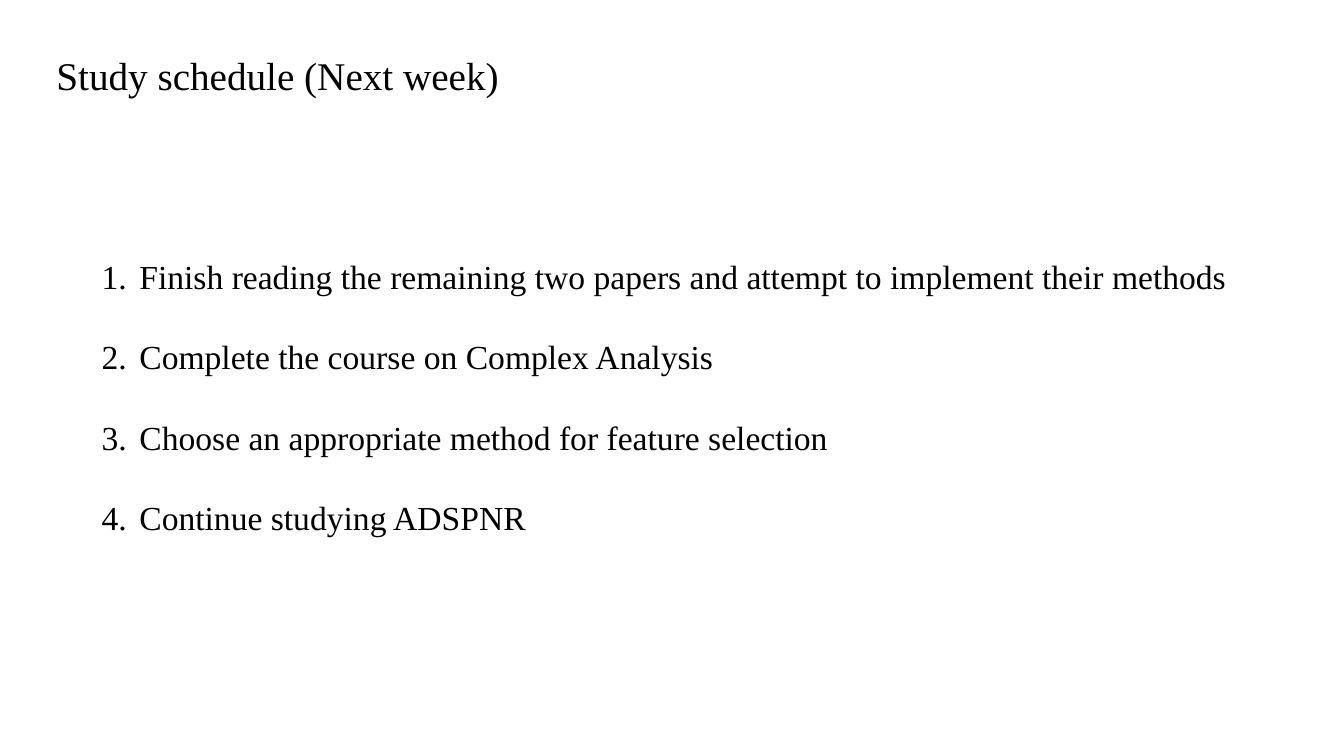
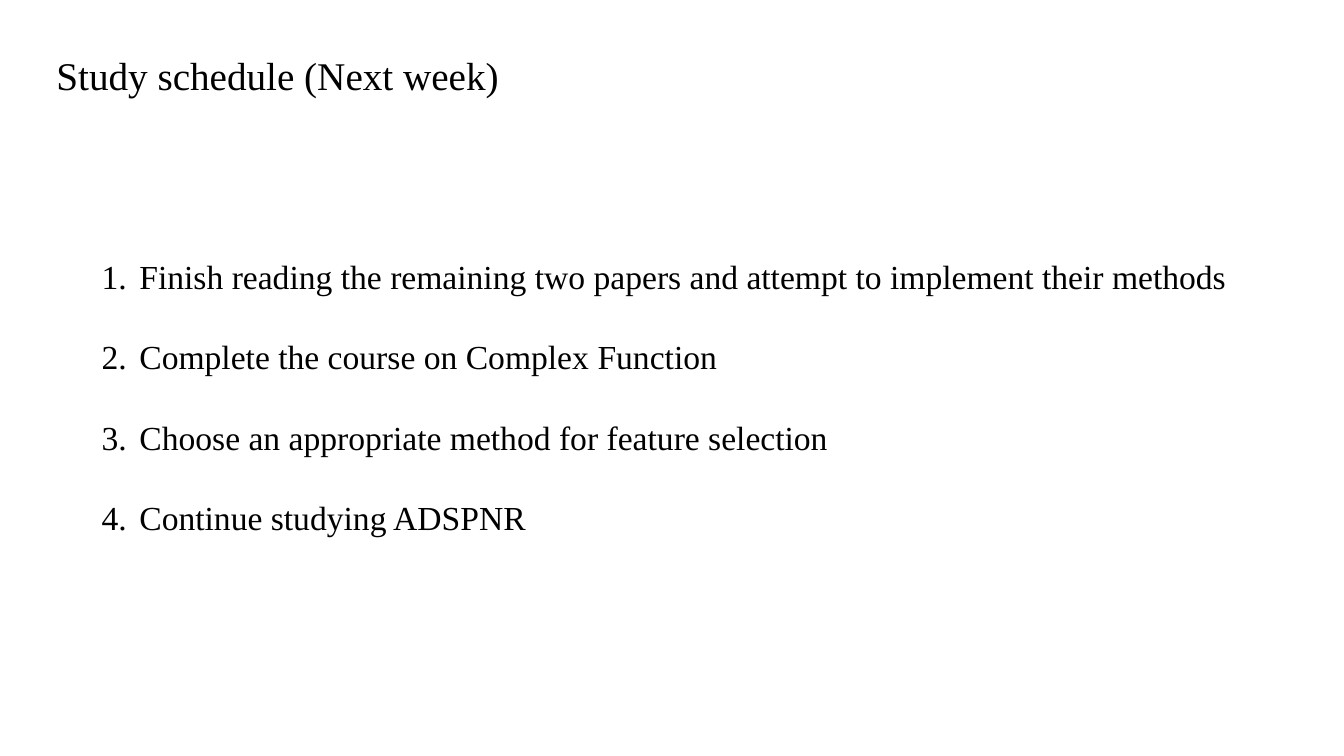
Before and after one commit to darcy1zhang/Presentation, a slide deck: slide 18 of 2023.8.7.pptx. Drawn at 1344x756 pixels with LibreOffice and Linux fonts; fonts in the diff are those of the drawing. Boxes give left, top, right and bottom in pixels: in the first picture for what was removed or moved away, otherwise in the second. Text is boxed around its words. In the diff, an @@ line names an element or a change of style, - is before the commit and + after.

```diff
--- a/2023.8.7.pptx
+++ b/2023.8.7.pptx
@@ text at [139, 345, 717, 376]: text changed @@
-2. Complete the course on Complex Analysis
+2. Complete the course on Complex Function
```
Also in this commit, not shown: 5 other slides changed, 1 slide removed.
